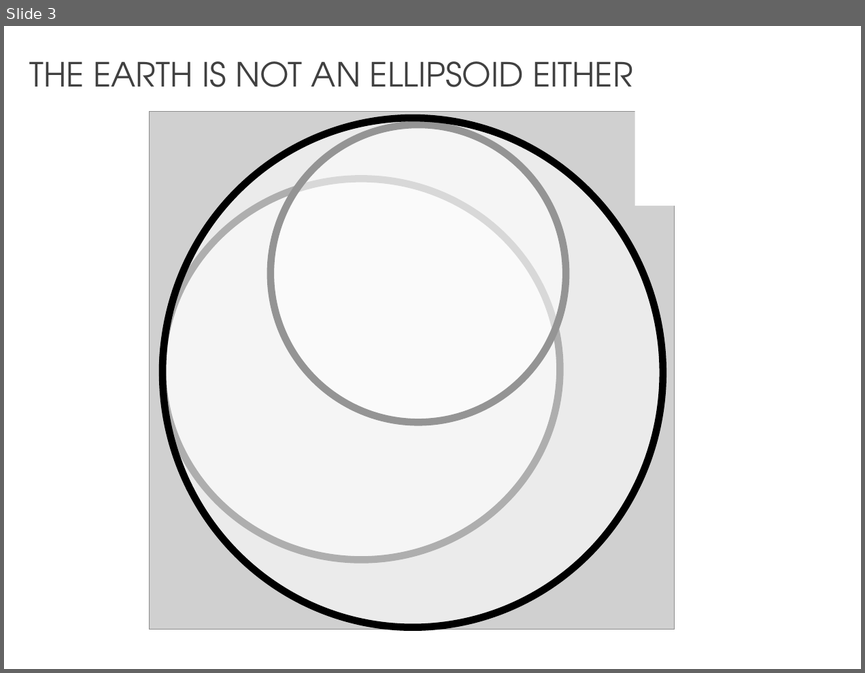
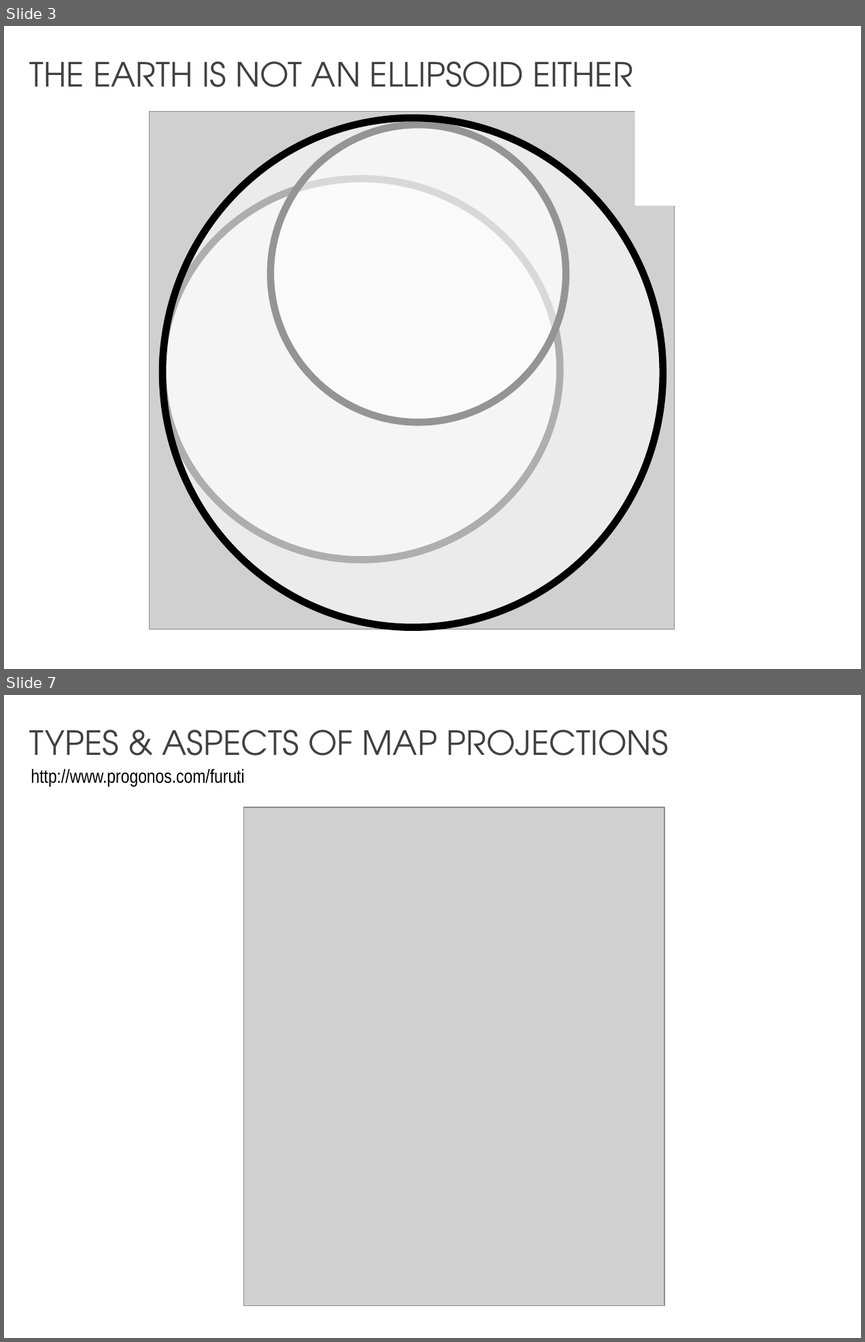
Before and after one commit to franckalbinet/gis-training-jelsa, a slide deck: master-course/ppt/map-projections.pptx. Shown one above the other, each under a label of ours: slide 3 before the commit, slides 3 and 7 after it; the slides between them are not shown. The pictures are 865x673 and 865x1342 pixels, drawn with LibreOffice and Linux fonts; fonts in the diff are those of the drawing; grey boxes stand for pictures. Boxes give left, top, right and bottom in pixels: in the first picture for what was removed or moved away, otherwise in the second. Text is boxed around its words. In the diff, an @@ line names an element or a change of style, - is before the commit and + after.

```diff
--- a/master-course/ppt/map-projections.pptx
+++ b/master-course/ppt/map-projections.pptx
@@ slide 7 added at [4, 695, 861, 1338], background #FFFFFF @@
@@ text added at [29, 730, 668, 771], 28 pt, text #404040 @@
+TYPES & ASPECTS OF MAP PROJECTIONS
@@ text added at [31, 768, 245, 787], 16 pt, text #000000 @@
+http://www.progonos.com/furuti
@@ picture added at [244, 807, 664, 1305] @@
```
Also in this commit, not shown: 3 slides changed, 4 other slides added, 3 slides removed, 3 other files.
